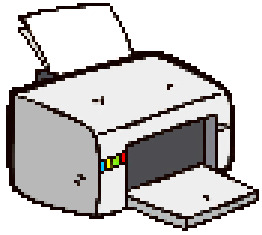
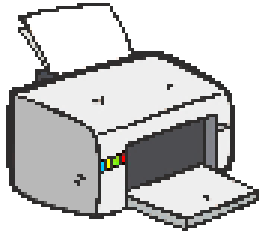
The second 262 x 235 image is a revision of the first. Changes to its layers:
painted on "printer.png copy #3" over [6, 3, 259, 231]
painted on "printer.png copy #1" over [6, 3, 259, 231]
painted on "printer.png copy" over [6, 3, 259, 231]
painted on "printer.png" over [83, 6, 143, 129]
